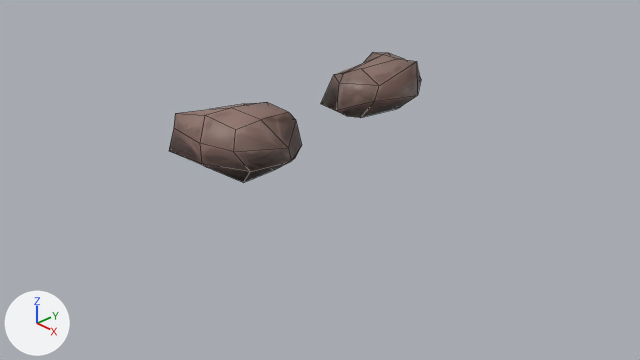
The Blender file LowPoly_Asset_Blend/Stone1.blend, before and after one commit.
Both versions are drawn from the file's camera 'Camera'. Lighting does not change. The marker at lower left points along +X, +Y and +Z. Mesh edges are drawn as thin lines.
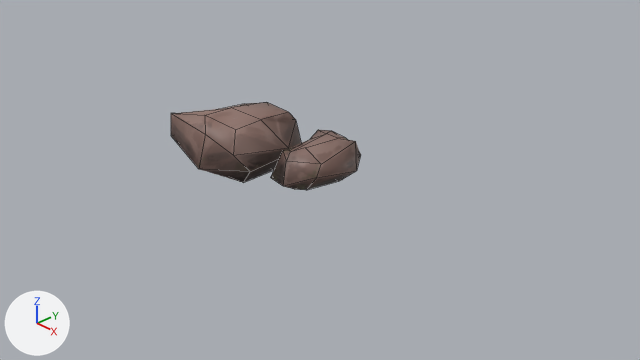
Commit message: modfied stone

What differs and where, as boxes (x1, y1, x2, y2) in the pictures (640 x 360 px):
'Cube', moved, rescaled (10% narrower, 9% shorter)
    before: (321, 52, 421, 118)
    after: (271, 130, 361, 190)
'Cube.001', reshaped
    before: (169, 102, 302, 183)
    after: (171, 102, 301, 183)

Patch to the scene script:
```diff
--- a/LowPoly_Asset_Blend/Stone1.blend.py
+++ b/LowPoly_Asset_Blend/Stone1.blend.py
@@ me_cube_001 @@
 me_cube_001.from_pydata(...)  # 34 vertices, 32 faces; spans x -4.16..-0.81, y -2.03..1.12, z -0.26..1.35
 # used by ob_cube_001; location = (0.0, 0.0, 0.0); scale = (0.5, 0.5, 0.5)
-me_cube_001.vertices[9].co = (-3.42, -0.82, 1.02)  # pixel (209, 109)
-me_cube_001.vertices[18].co = (-3.79, -1.75, 0.64)  # pixel (173, 127)
-me_cube_001.vertices[21].co = (-1.39, -1.62, 0.7)  # pixel (233, 151)
-me_cube_001.vertices[23].co = (-3.82, -0.6, 0.6)
-me_cube_001.vertices[24].co = (-2.29, -1.99, 0.76)  # pixel (199, 143)
-me_cube_001.vertices[29].co = (-0.87, -0.19, 0.16)  # pixel (291, 161)
-me_cube_001.vertices[31].co = (-2.23, -2.02, 0.21)  # pixel (201, 163)
-me_cube_001.vertices[33].co = (-3.68, -2.03, 0.09)  # pixel (168, 151)
+# me_cube_001 part 1
+me_cube_001.vertices[9].co = (-3.09, -0.85, 1.11)  # pixel (215, 109)
+me_cube_001.vertices[18].co = (-3.76, -1.83, 1.08)  # pixel (170, 113)
+me_cube_001.vertices[21].co = (-1.51, -1.55, 0.55)  # pixel (233, 155)
+me_cube_001.vertices[23].co = (-3.8, -0.63, 0.67)
+me_cube_001.vertices[24].co = (-2.2, -1.88, 1.0)  # pixel (205, 134)
+me_cube_001.vertices[29].co = (-0.88, -0.25, 0.38)
+me_cube_001.vertices[31].co = (-2.33, -2.05, 0.03)  # pixel (198, 169)
+me_cube_001.vertices[33].co = (-3.66, -1.94, 0.51)  # pixel (170, 135)
 me_cube_001.materials.append(mat_stone)
@@ ob_cube @@
 ob_cube = bpy.data.objects.new('Cube', me_cube)
-ob_cube.location = (-0.201, 1.193, 0.604)
+ob_cube.location = (0.0, 0.0, 0.0)
+ob_cube.scale = (0.85, 0.85, 0.85)
```
